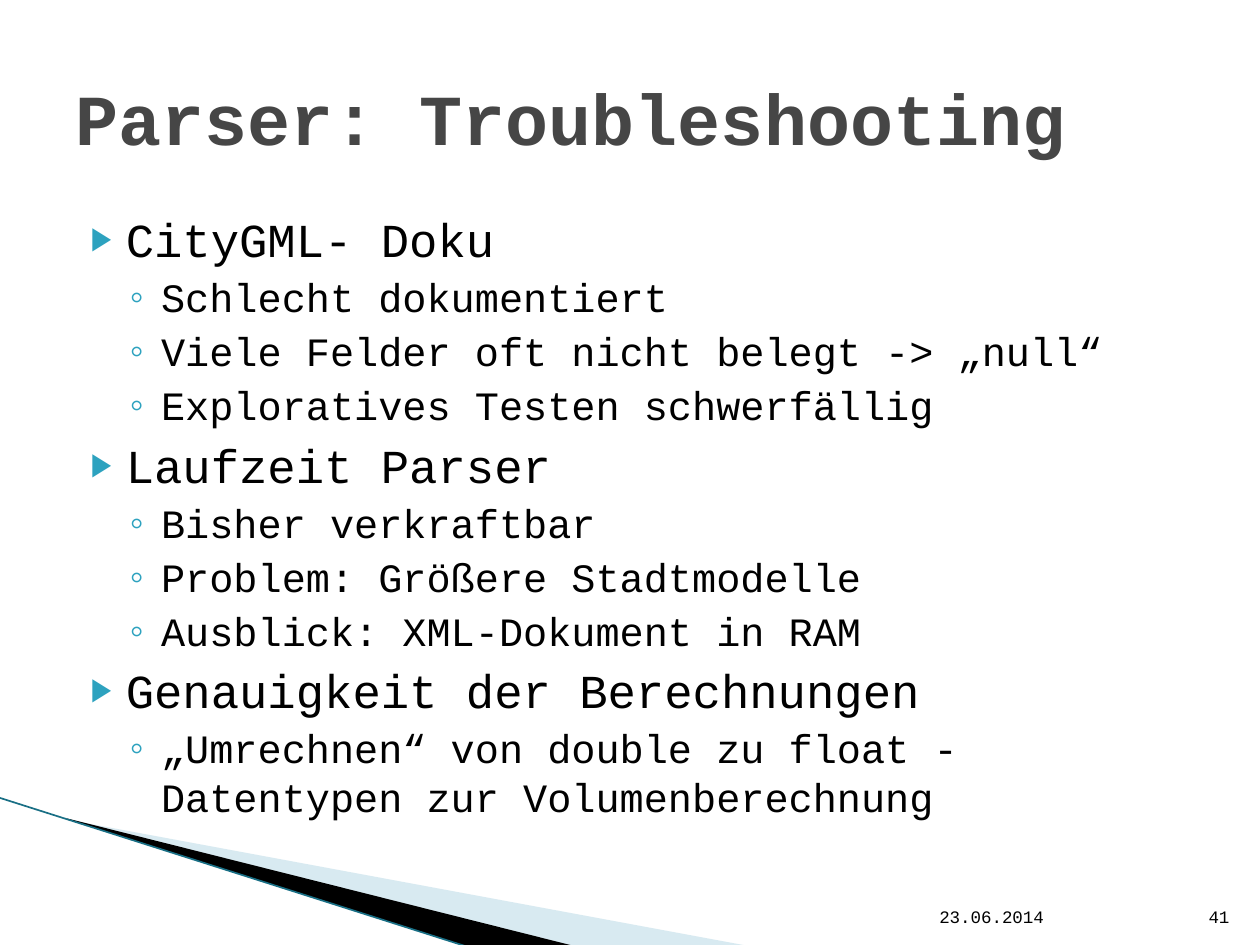
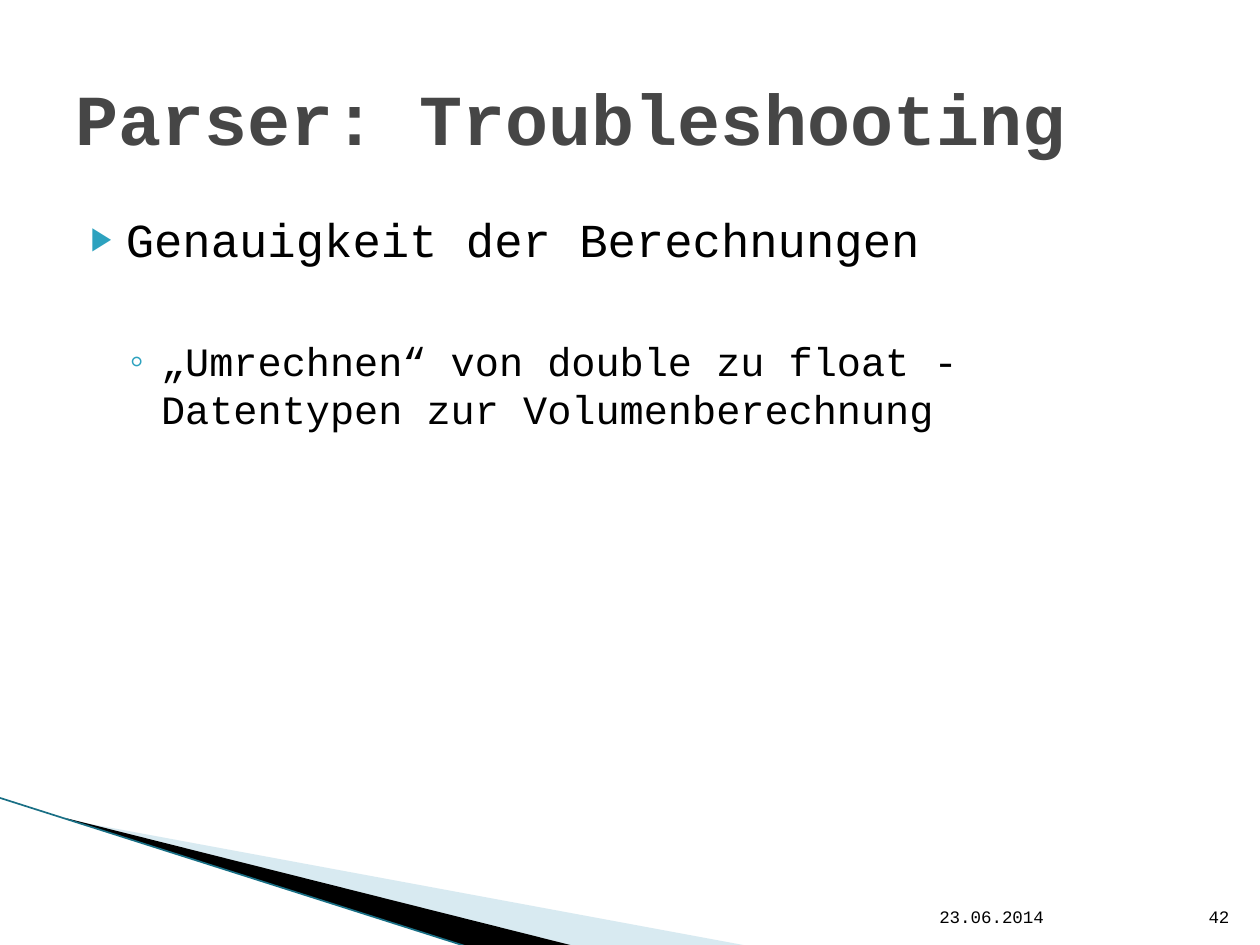
Before and after one commit to hft-swp/stuff, a slide deck: slide 42 of doku/präsentation nicht komplett/vCity-Präsentation.pptx (slide 41 before the commit). Drawn at 1260x945 pixels with LibreOffice and Linux fonts; fonts in the diff are those of the drawing; background and template pictures are left out. Boxes give left, top, right and bottom in pixels: in the first picture for what was removed or moved away, otherwise in the second. Text is boxed around its words. In the diff, an @@ line names an element or a change of style, - is before the commit and + after.

Commit message:
doku doku doku

```diff
--- a/doku/präsentation nicht komplett/vCity-Präsentation.pptx
+++ b/doku/präsentation nicht komplett/vCity-Präsentation.pptx
@@ text at bbox=[126, 223, 1103, 647]: paragraphs removed @@
-▶ CityGML- Doku
-  ◦ Schlecht dokumentiert
-  ◦ Viele Felder oft nicht belegt -> „null“
-  ◦ Exploratives Testen schwerfällig
-▶ Laufzeit Parser
-  ◦ Bisher verkraftbar
-  ◦ Problem: Größere Stadtmodelle
-  ◦ Ausblick: XML-Dokument in RAM
@@ page number at bbox=[1209, 911, 1230, 923]: text changed @@
-41
+42
```
Also in this commit, not shown: 2 other slides changed, 1 slide added.
